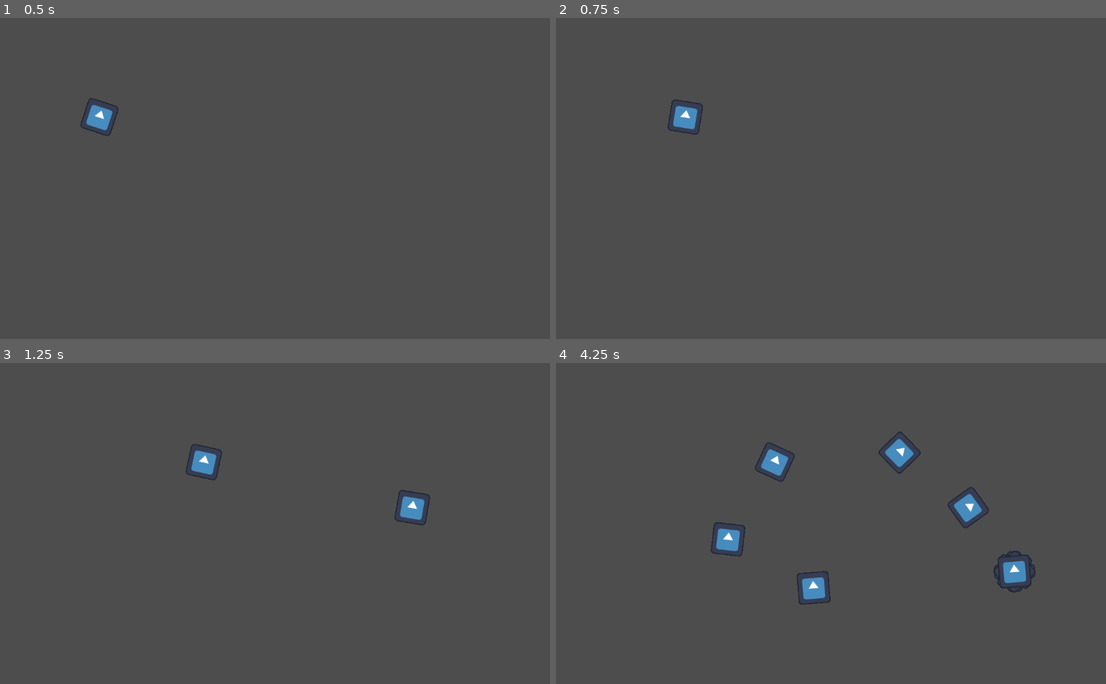
Above: before the commit, frames 1-4 (two rows, left to right).
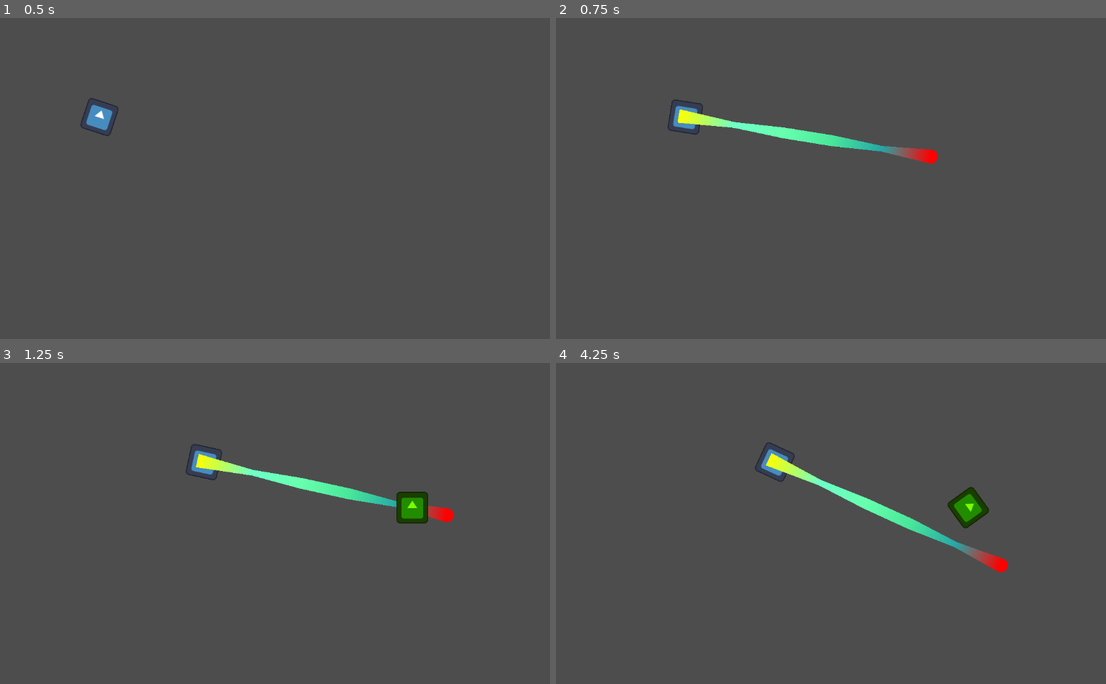
Above: after the commit, the same moments.

Repository: BobWizardLad/trials-of-ymera
Game: Godot game, scene res://main.tscn
Same seed, same stepped clock (60 frames per second), same inputs: the game is played once before the commit and once after it. The engine's default icon, where the game draws it, is replaced by a stand-in: a white triangle on a blue panel in a dark square.
Inputs (mouse positions are in pixels of both pictures, inside the frame that each line leads up to):
- Up to frame 1 (0.5 s): no input
- Up to frame 2 (0.75 s): tap Enter at 0.5 s; move the mouse to (968, 162) at 0.52 s; hold D (player_right) from 0.53 s (still down); click (968, 162) at 0.6 s
- Up to frame 3 (1.25 s): keep holding D (player_right); right-click (412, 507) at 0.8 s
- Up to frame 4 (4.25 s): move the mouse to (726, 539) at 1.27 s; release D (player_right) at 1.28 s; hold S (player_down) 1.28-2.03 s; right-click (726, 539) at 1.35 s; click (726, 539) at 1.55 s; move the mouse to (902, 452) at 2.02 s; hold D (player_right) 2.03-2.78 s; click (902, 452) at 2.1 s; right-click (902, 452) at 2.3 s; move the mouse to (814, 587) at 2.77 s; hold W (player_up) 2.78-3.53 s; right-click (814, 587) at 2.85 s; click (814, 587) at 3.05 s; move the mouse to (1012, 571) at 3.52 s; hold A (player_left) from 3.53 s (still down); click (1012, 571) at 3.6 s; right-click (1012, 571) at 3.8 s

Frame 1 is identical in both runs. In frame 2, 1.5% of the frame differs, in the area x 22-70%, y 28-46%; in frame 3, 1.9%; in frame 4, 3.5%, in the area x 28-88%, y 21-76%.

Commit message:
Player First Ability Kit
Player can spawn a clone at mouse and can fire a beam from the player avatar, and the clone simultaneously assuming the clone is on the board.

Diff:
--- /dev/null
+++ b/beam_spine.gd
@@ -0,0 +1,15 @@
+extends Line2D
+
+@onready var LIFESPAN: Timer = $Lifespan
+@export var lifespan_duration: float = 4.00
+
+# Called when the node enters the scene tree for the first time.
+func _ready() -> void:
+	LIFESPAN.start(lifespan_duration)
+
+# Called every frame. 'delta' is the elapsed time since the previous frame.
+func _process(delta: float) -> void:
+	look_at(get_global_mouse_position())
+
+func _on_lifespan_timeout() -> void:
+	queue_free()
--- a/beam_spine.tscn
+++ b/beam_spine.tscn
@@ -1,4 +1,6 @@
-[gd_scene load_steps=3 format=3 uid="uid://bmo23afwmgis8"]
+[gd_scene load_steps=4 format=3 uid="uid://bmo23afwmgis8"]
+
+[ext_resource type="Script" path="res://beam_spine.gd" id="1_nexdo"]
 
 [sub_resource type="Curve" id="Curve_4xtth"]
 _data = [Vector2(0.105263, 0.681319), 0.0, -2.95187, 0, 0, Vector2(0.257895, 0.230769), 0.0, 0.0, 0, 0, Vector2(0.494737, 0.692308), 0.0, 0.0, 0, 0, Vector2(0.757895, 0.252747), 0.0, 0.0, 0, 0, Vector2(0.926316, 0.703297), 0.0, 0.0, 0, 0]
@@ -16,3 +18,9 @@
 joint_mode = 2
 begin_cap_mode = 1
 end_cap_mode = 2
+script = ExtResource("1_nexdo")
+
+[node name="Lifespan" type="Timer" parent="."]
+one_shot = true
+
+[connection signal="timeout" from="Lifespan" to="." method="_on_lifespan_timeout"]
--- /dev/null
+++ b/clone.gd
@@ -0,0 +1,26 @@
+extends Area2D
+class_name Clone
+
+var beam_spine_asset: PackedScene = load("res://beam_spine.tscn")
+
+@onready var CLONETIMER: Timer = $CloneTimer
+@export var clone_duration: float = 4.00
+
+var beam: Line2D
+
+# Called when the node enters the scene tree for the first time.
+func _ready() -> void:
+	pass # Replace with function body.
+
+func _process(delta: float) -> void:
+	pass
+
+# Called every frame. 'delta' is the elapsed time since the previous frame.
+func _physics_process(delta: float) -> void:
+	look_at(get_global_mouse_position())
+
+func _on_input_event(viewport: Node, event: InputEvent, shape_idx: int) -> void:
+	print("PEW!")
+
+func _on_clone_timer_timeout() -> void:
+	queue_free()
--- /dev/null
+++ b/clone.tscn
@@ -0,0 +1,24 @@
+[gd_scene load_steps=4 format=3 uid="uid://fikc7l27ixws"]
+
+[ext_resource type="Script" path="res://clone.gd" id="1_y0e7e"]
+[ext_resource type="Texture2D" uid="uid://eihqmgwdcwlx" path="res://icon.svg" id="2_yyo4g"]
+
+[sub_resource type="RectangleShape2D" id="RectangleShape2D_jkk82"]
+size = Vector2(85, 85)
+
+[node name="Clone" type="Area2D"]
+script = ExtResource("1_y0e7e")
+
+[node name="CloneSelectableArea" type="CollisionShape2D" parent="."]
+position = Vector2(-0.5, -0.5)
+shape = SubResource("RectangleShape2D_jkk82")
+
+[node name="Sprite2D" type="Sprite2D" parent="."]
+self_modulate = Color(0.478431, 1, 0, 1)
+texture = ExtResource("2_yyo4g")
+
+[node name="CloneTimer" type="Timer" parent="."]
+one_shot = true
+
+[connection signal="input_event" from="." to="." method="_on_input_event"]
+[connection signal="timeout" from="CloneTimer" to="." method="_on_clone_timer_timeout"]
--- a/dummy.gd
+++ /dev/null
@@ -1,11 +0,0 @@
-extends Node
-
-
-# Called when the node enters the scene tree for the first time.
-func _ready() -> void:
-	pass # Replace with function body.
-
-
-# Called every frame. 'delta' is the elapsed time since the previous frame.
-func _process(delta: float) -> void:
-	pass
--- a/main.tscn
+++ b/main.tscn
@@ -11,3 +11,9 @@
 
 [node name="Sprite" type="Sprite2D" parent="PlayerBody"]
 texture = ExtResource("2_qkgey")
+
+[node name="AbilityTimer" type="Timer" parent="PlayerBody"]
+one_shot = true
+
+[node name="PrimaryTimer" type="Timer" parent="PlayerBody"]
+one_shot = true
--- a/player_body.gd
+++ b/player_body.gd
@@ -2,41 +2,52 @@
 class_name PlayerBody
 
 var beam_spine_asset: PackedScene = load("res://beam_spine.tscn")
+var clone_asset: PackedScene = load("res://clone.tscn")
+
+@onready var ABILITYTIMER: Timer = $AbilityTimer
+@export var ability_delay: float = 7.00
+@onready var PRIMARYTIMER: Timer = $PrimaryTimer
+@export var primary_delay: float = 5.00
 
 const SPEED: float = 300.0
 var direction: Vector2 = Vector2.ZERO
 var look_at: Vector2 = Vector2.ZERO
-var is_clone: bool = false
-
-var clones: Array[PlayerBody] = []
+var beam: Line2D
+var clone: Clone
 
 func _process(delta:float):
 	# When active attack, activate ability
-	if Input.is_action_just_pressed("active_1"):
-		pass
+	if Input.is_action_just_pressed("active_1") and PRIMARYTIMER.is_stopped():
+		beam = beam_spine_asset.instantiate()
+		beam.look_at(get_global_mouse_position())
+		add_child(beam)
+		if clone != null:
+			clone.add_child(beam.duplicate())
+		PRIMARYTIMER.start(primary_delay)
 
 	# When mobility kit, activate ability
-	if Input.is_action_just_pressed("active_2"):
-		var clone = self.duplicate()
-		clone.position = get_global_mouse_position()
-		get_parent().add_child(clone)
-		clone.is_clone = true
-		clones.append(clone)
+	if Input.is_action_just_pressed("active_2") and ABILITYTIMER.is_stopped():
+		clone_spawn()
+		ABILITYTIMER.start(ability_delay)
 
 func _physics_process(delta: float) -> void:
 	# Look at mouse
 	look_at = get_global_mouse_position()
 	transform = transform.looking_at(look_at)
 
-	if not is_clone:
-		# Get axis input
-		direction.x = Input.get_axis("player_left", "player_right")
-		direction.y = Input.get_axis("player_up", "player_down")
+	# Get axis input
+	direction.x = Input.get_axis("player_left", "player_right")
+	direction.y = Input.get_axis("player_up", "player_down")
 
-		# Define player move direction normal vector
-		direction = direction.normalized()
-		velocity = direction * SPEED
+	# Define player move direction normal vector
+	direction = direction.normalized()
+	velocity = direction * SPEED
 
-		# Move and Slide and Reset
-		move_and_slide()
-		direction = Vector2.ZERO
+	# Move and Slide and Reset
+	move_and_slide()
+	direction = Vector2.ZERO
+
+func clone_spawn() -> void:
+	clone = clone_asset.instantiate()
+	clone.position = get_global_mouse_position()
+	get_parent().add_child(clone)
